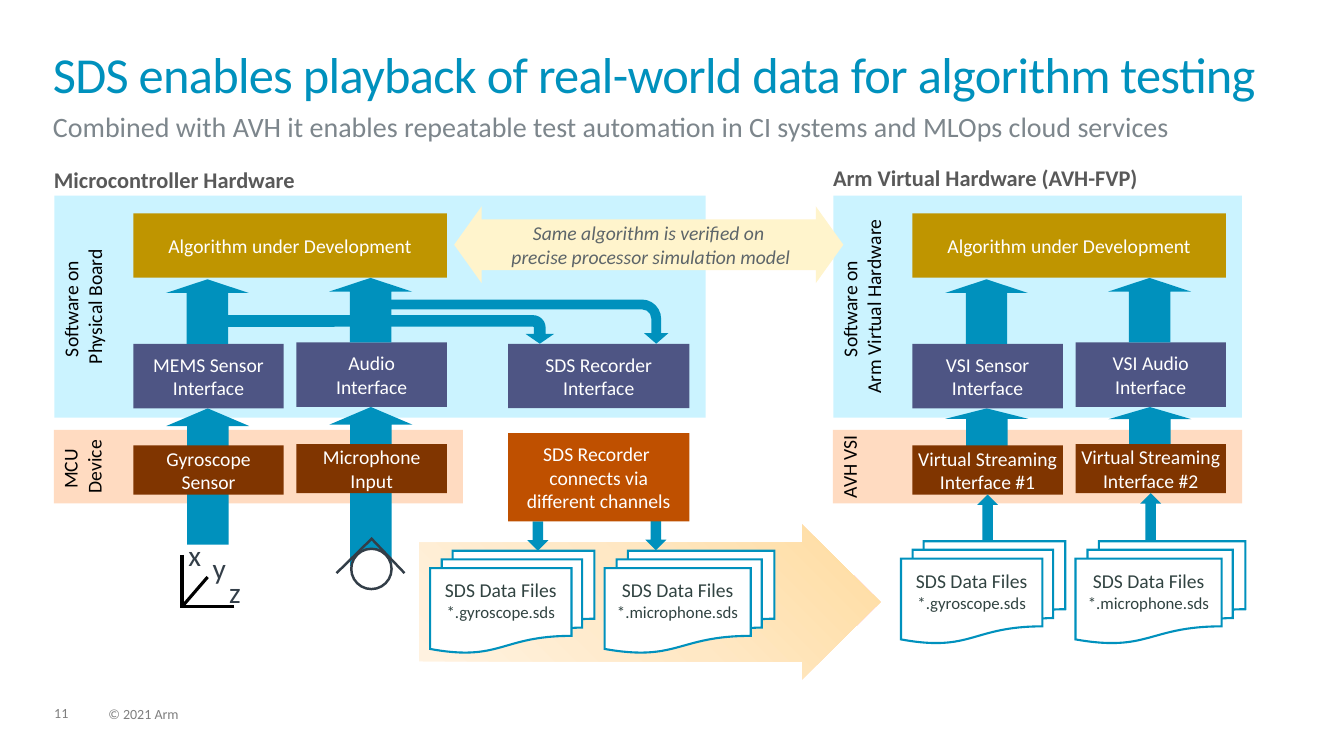
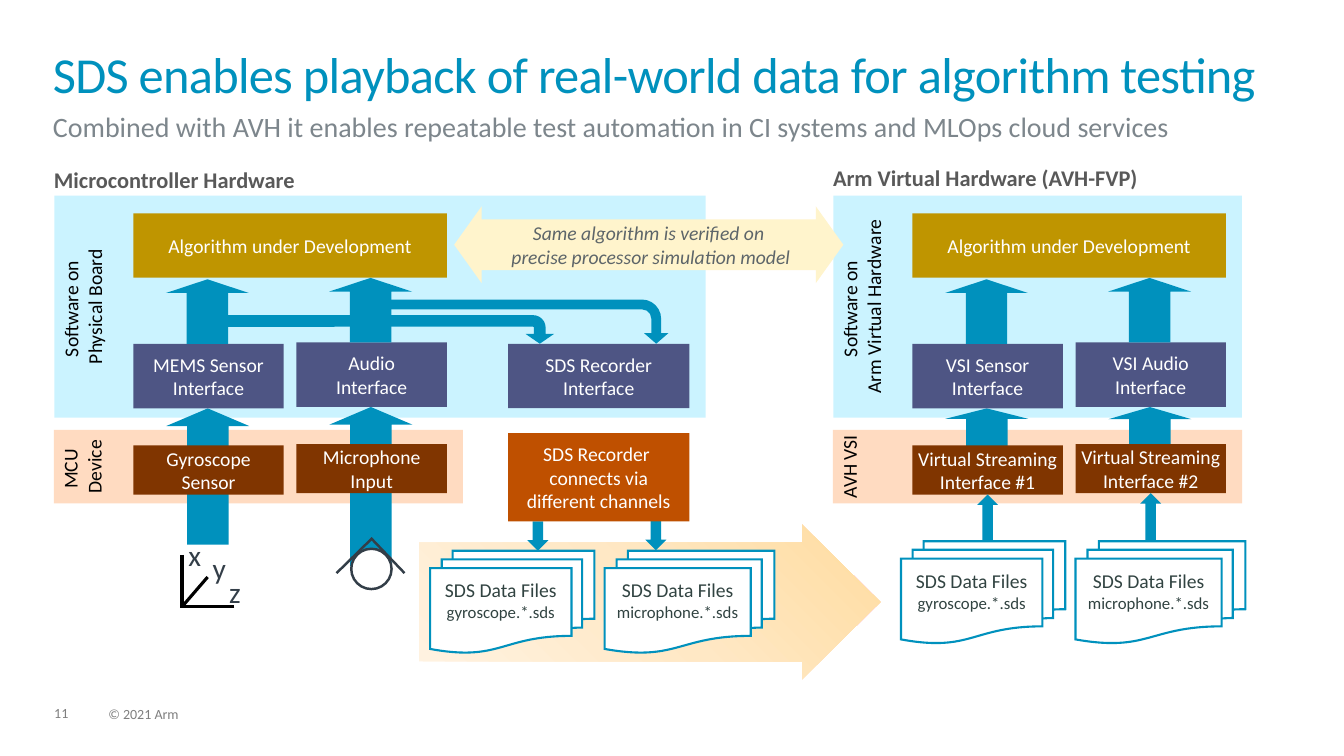
Before and after one commit to ARM-software/SDS-Framework, a slide deck: slide 11 of documentation/images/overview.pptx. Drawn at 1344x756 pixels with LibreOffice and Linux fonts; fonts in the diff are those of the drawing. Boxes give left, top, right and bottom in pixels: in the first picture for what was removed or moved away, otherwise in the second. Text is boxed around its words. In the diff, an @@ line names an element or a change of style, - is before the commit and + after.

```diff
--- a/documentation/images/overview.pptx
+++ b/documentation/images/overview.pptx
@@ text in flow chart multidocument at <box>918,597,1026,612</box>: text changed @@
-*.gyroscope.sds
+gyroscope.*.sds
@@ text in flow chart multidocument at <box>1088,597,1209,612</box>: text changed @@
-*.microphone.sds
+microphone.*.sds
@@ text in flow chart multidocument at <box>447,606,555,621</box>: text changed @@
-*.gyroscope.sds
+gyroscope.*.sds
@@ text in flow chart multidocument at <box>617,606,738,621</box>: text changed @@
-*.microphone.sds
+microphone.*.sds
```
Also in this commit, not shown: 1 other slide changed, 1 slide added, 3 other files.
